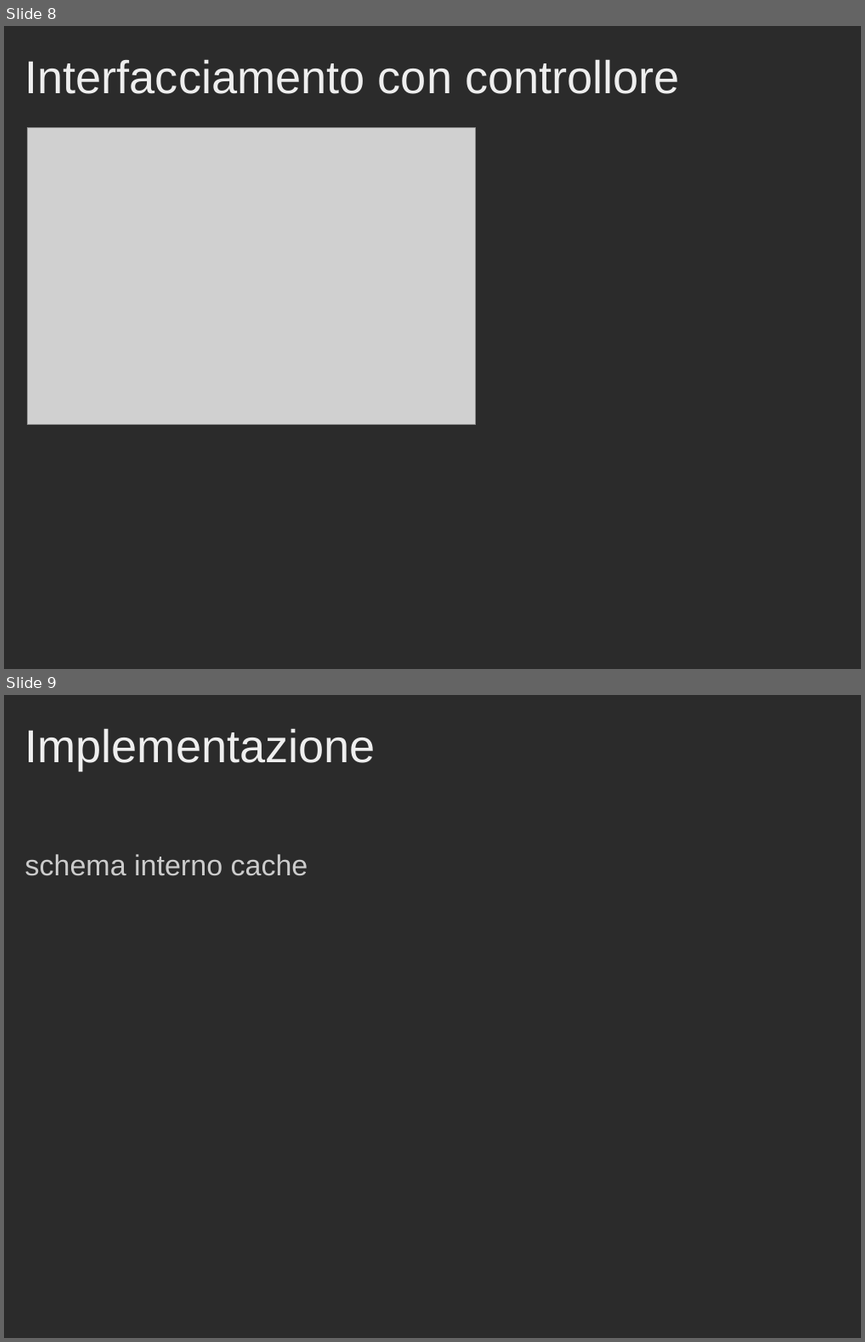
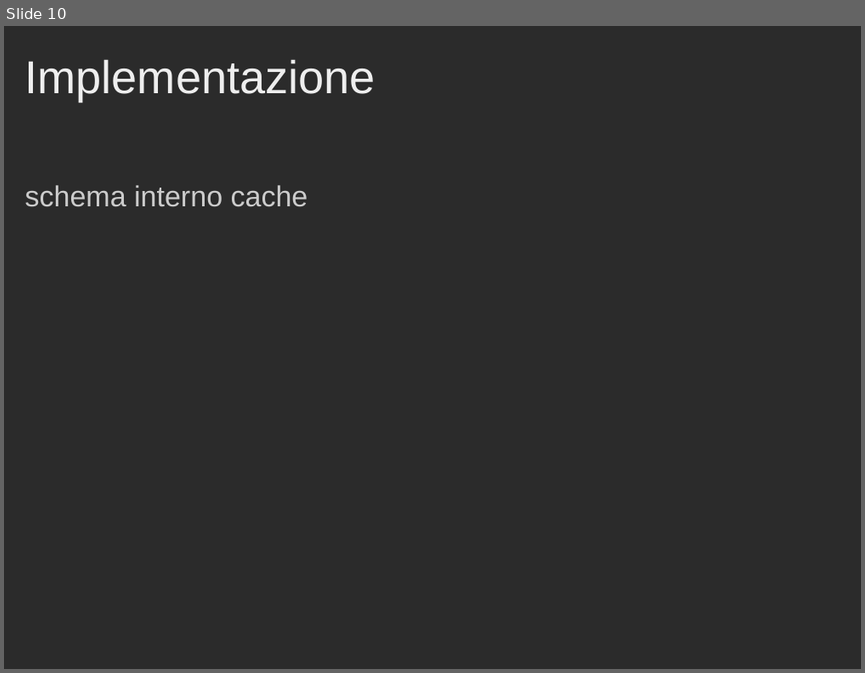
Before and after one commit to Muffo/dlxcache, a slide deck: Presentazione_Progetto_Cache.ppt. Shown one above the other, each under a label of ours: slides 8 and 9 before the commit, slide 10 after it. The pictures are 865x1342 and 865x673 pixels, drawn with LibreOffice and Linux fonts; fonts in the diff are those of the drawing; grey boxes stand for pictures; background and template pictures are left out; a plain dark background stands for a picture behind light text. Boxes give left, top, right and bottom in pixels: in the first picture for what was removed or moved away, otherwise in the second. Text is boxed around its words. In the diff, an @@ line names an element or a change of style, - is before the commit and + after.

```diff
--- a/Presentazione_Progetto_Cache.ppt
+++ b/Presentazione_Progetto_Cache.ppt
@@ slide 8 removed at (x1=4, y1=26, x2=861, y2=669), background picture (left out) @@
@@ title removed at (x1=25, y1=59, x2=680, y2=94) @@
-Interfacciamento con controllore
@@ picture removed at (x1=28, y1=128, x2=476, y2=425) @@
@@ what was slide 9 is now slide 10 @@
```
Also in this commit, not shown: 10 slides changed, 6 slides added, 4 other slides removed, 1 other file.
